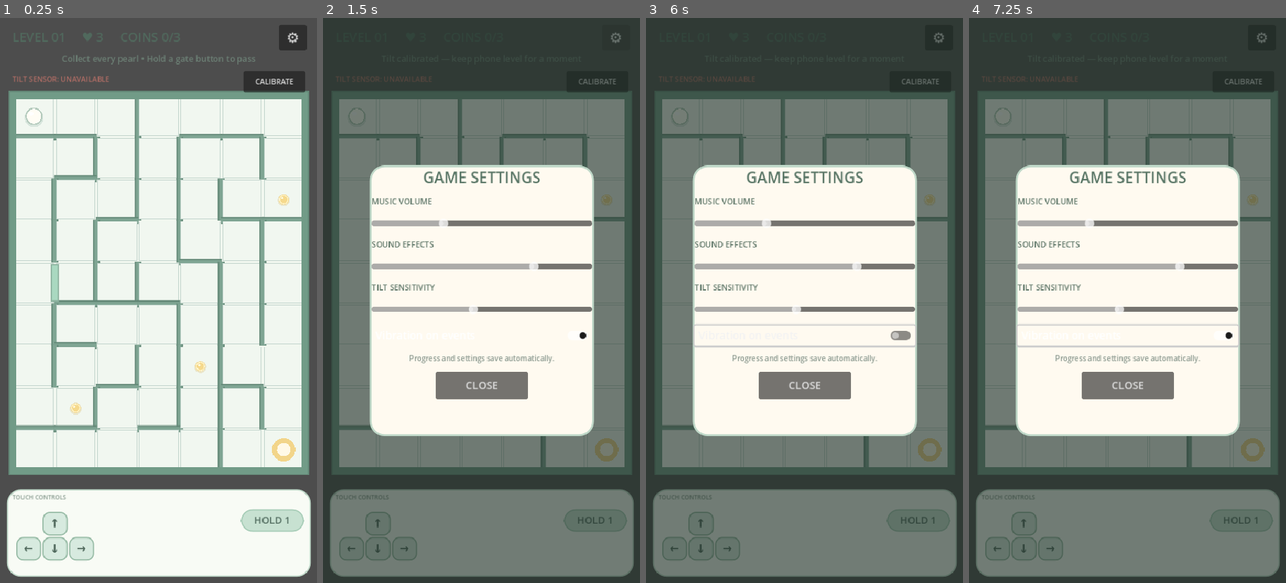
Above: before the commit, frames 1-4 (left to right).
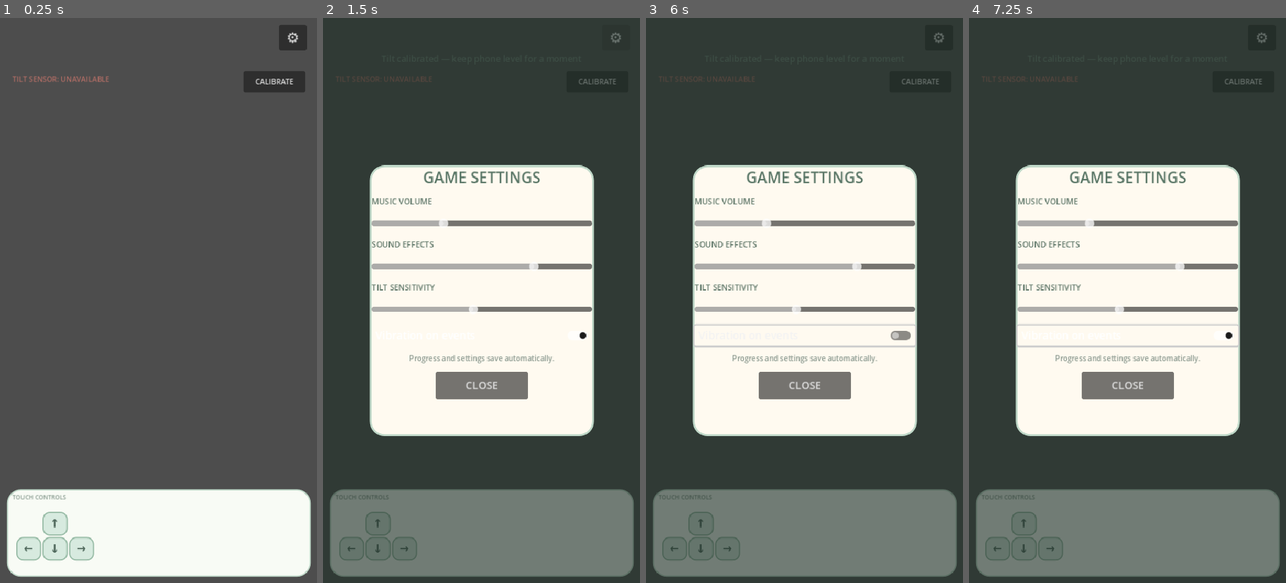
Above: after the commit, the same moments.

Repository: IoriHinata/Mikrozz
Game: Godot game, scene res://scenes/Main.tscn
Two runs of this game, one before a commit and one after it. Both use one fixed random seed, a clock stepped at 60 frames per second and the inputs below.
Inputs (mouse positions are in pixels of both pictures, inside the frame that each line leads up to):
- Up to frame 1 (0.25 s): no input
- Up to frame 2 (1.5 s): click "CALIBRATE" at 0.5 s; click "⚙" at 1.25 s
- Up to frame 3 (6 s): click "↑" at 2 s; click "←" at 2.75 s; click "↓" at 3.5 s; click "→" at 4.25 s; click (918, 520) at 5 s, where only the run before the commit has a clickable "HOLD 1"; click "Vibration on events" at 5.75 s
- Up to frame 4 (7.25 s): tap Enter at 6.5 s; hold Right (ui_right) from 6.53 s (still down)

The runs differ from the first frame. In frame 1, 66% of the frame differs, in the area x 2-98%, y 2-91%; in frame 2, 30%; in frame 3, 30%; in frame 4, 30%.
Error after the commit: Parse Error: Cannot infer the type of "neighbor" variable because the value doesn't have a set type. (res://scripts/MazeGenerator.gd:151)

Commit message:
Add circular diamond and hex maze layouts

Diff:
--- a/scripts/MazeGenerator.gd
+++ b/scripts/MazeGenerator.gd
@@ -25,6 +25,9 @@
 var finish_position := Vector2.ZERO
 var board_rect := Rect2()
 var wall_count := 0
+var shape_id := 0
+var start_cell := Vector2i.ZERO
+var target_cell := Vector2i.ZERO
 
 func generate(level_number: int, viewport_size: Vector2) -> void:
 	for child in get_children():
@@ -32,15 +35,16 @@
 		child.queue_free()
 	gate_bodies.clear()
 	wall_count = 0
-	cols = 7
-	rows = 9 + mini(2, int((level_number - 1) / 4))
+	cols = 9 if level_number >= 5 else 7
+	rows = 11 if level_number >= 5 else 9
 	var usable := Vector2(viewport_size.x - 34.0, viewport_size.y - 238.0)
 	cell_size = floorf(minf(usable.x / cols, usable.y / rows))
-	cell_size = maxf(cell_size, 30.0)
+	cell_size = maxf(cell_size, 26.0)
 	var board_size := Vector2(cols * cell_size, rows * cell_size)
 	origin = Vector2((viewport_size.x - board_size.x) * 0.5, 92.0 + (usable.y - board_size.y) * 0.5)
 	board_rect = Rect2(origin, board_size)
-	palette = PALETTES[(level_number - 1) % PALETTES.size()]
+	palette = PALETTES[posmod(maxi(0, level_number), PALETTES.size())]
+	shape_id = 0 if level_number <= 0 else posmod(level_number - 1, 4)
 	_build_cells()
 	_build_solution()
 	_build_geometry(level_number)
@@ -49,13 +53,36 @@
 
 func _build_cells() -> void:
 	cells.clear()
+	var center := Vector2((cols - 1) * 0.5, (rows - 1) * 0.5)
+	var rx := maxf(1.0, cols * 0.5)
+	var ry := maxf(1.0, rows * 0.5)
 	for y in range(rows):
 		var row_data: Array = []
 		for x in range(cols):
-			row_data.append({"walls": [true, true, true, true], "visited": false})
+			var nx := (float(x) - center.x) / rx
+			var ny := (float(y) - center.y) / ry
+			var inside := true
+			match shape_id:
+				1: # rounded circular maze
+					inside = nx * nx + ny * ny <= 0.91
+				2: # diamond maze
+					inside = absf(nx) + absf(ny) <= 1.02
+				3: # hexagonal maze
+					inside = absf(nx) <= 1.0 and absf(ny) <= 0.92 and absf(nx) * 0.5 + absf(ny) <= 1.05
+			row_data.append({"walls": [true, true, true, true], "visited": false, "inside": inside})
 		cells.append(row_data)
-	var stack: Array[Vector2i] = [Vector2i.ZERO]
-	cells[0][0]["visited"] = true
+	# Choose a valid starting cell close to the upper edge.
+	var best_start := 1.0e9
+	for y in range(rows):
+		for x in range(cols):
+			if not cells[y][x]["inside"]:
+				continue
+			var cost := float(y * 100 + absf(float(x) - center.x))
+			if cost < best_start:
+				best_start = cost
+				start_cell = Vector2i(x, y)
+	cells[start_cell.y][start_cell.x]["visited"] = true
+	var stack: Array[Vector2i] = [start_cell]
 	var dirs := [Vector2i(0, -1), Vector2i(1, 0), Vector2i(0, 1), Vector2i(-1, 0)]
 	var opposites := [2, 3, 0, 1]
 	while not stack.is_empty():
@@ -63,7 +90,7 @@
 		var choices: Array[int] = []
 		for d in range(4):
 			var next_cell: Vector2i = current + dirs[d]
-			if next_cell.x >= 0 and next_cell.x < cols and next_cell.y >= 0 and next_cell.y < rows and not cells[next_cell.y][next_cell.x]["visited"]:
+			if next_cell.x >= 0 and next_cell.x < cols and next_cell.y >= 0 and next_cell.y < rows and cells[next_cell.y][next_cell.x]["inside"] and not cells[next_cell.y][next_cell.x]["visited"]:
 				choices.append(d)
 		if choices.is_empty():
 			stack.pop_back()
@@ -77,27 +104,29 @@
 
 func _build_solution() -> void:
 	solution.clear()
-	var start := Vector2i.ZERO
-	var target := Vector2i(cols - 1, rows - 1)
-	var queue: Array[Vector2i] = [start]
-	var previous: Dictionary = {start: Vector2i(-1, -1)}
+	var queue: Array[Vector2i] = [start_cell]
+	var previous: Dictionary = {start_cell: Vector2i(-1, -1)}
+	var distance: Dictionary = {start_cell: 0}
 	var dirs := [Vector2i(0, -1), Vector2i(1, 0), Vector2i(0, 1), Vector2i(-1, 0)]
+	var farthest := start_cell
 	while not queue.is_empty():
 		var current: Vector2i = queue.pop_front()
-		if current == target:
-			break
+		if int(distance[current]) > int(distance[farthest]):
+			farthest = current
 		for d in range(4):
 			if not cells[current.y][current.x]["walls"][d]:
 				var next_cell: Vector2i = current + dirs[d]
 				if not previous.has(next_cell):
 					previous[next_cell] = current
+					distance[next_cell] = int(distance[current]) + 1
 					queue.append(next_cell)
-	var cursor := target
+	target_cell = farthest
+	var cursor := target_cell
 	while cursor != Vector2i(-1, -1):
 		solution.push_front(cursor)
 		cursor = previous.get(cursor, Vector2i(-1, -1))
-	start_position = _cell_center(start)
-	finish_position = _cell_center(target)
+	start_position = _cell_center(start_cell)
+	finish_position = _cell_center(target_cell)
 
 func _build_geometry(level_number: int) -> void:
 	var gate_edges: Dictionary = {}
@@ -108,26 +137,27 @@
 			var a: Vector2i = solution[i - 1]
 			var b: Vector2i = solution[i]
 			candidates.append({"a": a, "b": b, "position": (_cell_center(a) + _cell_center(b)) * 0.5})
-	var gate_limit := mini(3, 1 + int((level_number - 1) / 3))
+	var gate_limit := mini(3, 1 + int(maxi(0, level_number - 1) / 3))
 	for i in range(mini(candidates.size(), gate_limit)):
 		var edge: Dictionary = candidates[i]
 		gate_edges[_edge_key(edge.a, edge.b)] = edge
-	for y in range(rows):
-		for x in range(cols):
+	var dirs := [Vector2i(0, -1), Vector2i.RIGHT, Vector2i.DOWN, Vector2i.LEFT]
+	for y in range(rows):
+		for x in range(cols):
+			if not cells[y][x]["inside"]:
+				continue
 			var cell := Vector2i(x, y)
-			for d in [1, 2]:
-				var neighbor := cell + (Vector2i.RIGHT if d == 1 else Vector2i.DOWN)
-				if neighbor.x >= cols or neighbor.y >= rows:
-					continue
-				var key := _edge_key(cell, neighbor)
-				if gate_edges.has(key):
-					_add_gate(gate_edges[key].position, d == 1)
-				elif cells[y][x]["walls"][d]:
-					_add_wall(_wall_center(cell, d), _wall_size(d))
-	_add_wall(Vector2(board_rect.get_center().x, board_rect.position.y), Vector2(board_rect.size.x + 8, 12))
-	_add_wall(Vector2(board_rect.get_center().x, board_rect.end.y), Vector2(board_rect.size.x + 8, 12))
-	_add_wall(Vector2(board_rect.position.x, board_rect.get_center().y), Vector2(12, board_rect.size.y))
-	_add_wall(Vector2(board_rect.end.x, board_rect.get_center().y), Vector2(12, board_rect.size.y))
+			for d in range(4):
+				var neighbor := cell + dirs[d]
+				var outside := neighbor.x < 0 or neighbor.x >= cols or neighbor.y < 0 or neighbor.y >= rows or not cells[neighbor.y][neighbor.x]["inside"]
+				if outside:
+					_add_wall(_cell_edge_center(cell, d), _cell_edge_size(d))
+				elif d == 1 or d == 2:
+					var key := _edge_key(cell, neighbor)
+					if gate_edges.has(key):
+						_add_gate(gate_edges[key].position, d == 1)
+					elif cells[y][x]["walls"][d]:
+						_add_wall(_wall_center(cell, d), _wall_size(d))
 
 func _build_objects(level_number: int) -> void:
 	var coin_count := clampi(3 + int(level_number / 2), 3, 10)
@@ -218,8 +248,7 @@
 	return origin + Vector2((cell.x + 0.5) * cell_size, (cell.y + 0.5) * cell_size)
 
 func _wall_center(cell: Vector2i, d: int) -> Vector2:
-	var center := _cell_center(cell)
-	return center + (Vector2(cell_size * 0.5, 0) if d == 1 else Vector2(0, cell_size * 0.5))
+	return _cell_edge_center(cell, d)
 
 func _wall_size(d: int) -> Vector2:
 	return Vector2(12, cell_size + 5) if d == 1 else Vector2(cell_size + 5, 12)
@@ -230,33 +259,40 @@
 	return "%d,%d|%d,%d" % [first.x, first.y, second.x, second.y]
 
 func _draw() -> void:
-	draw_rect(board_rect.grow(7), palette.wall.darkened(0.12), true)
-	draw_rect(board_rect, palette.floor, true)
-	for y in range(rows):
-		for x in range(cols):
-			var rect := Rect2(origin + Vector2(x * cell_size + 2, y * cell_size + 2), Vector2(cell_size - 4, cell_size - 4))
+	for y in range(rows):
+		for x in range(cols):
+			if not cells[y][x]["inside"]:
+				continue
+			var rect := Rect2(origin + Vector2(x * cell_size + 1, y * cell_size + 1), Vector2(cell_size - 2, cell_size - 2))
 			draw_rect(rect, palette.floor.lightened(0.02), true)
 			draw_rect(rect, palette.wall.lightened(0.58), false, 1.0)
 			var cell := Vector2i(x, y)
-			for d in [1, 2]:
-				var neighbor := cell + (Vector2i.RIGHT if d == 1 else Vector2i.DOWN)
-				if neighbor.x >= cols or neighbor.y >= rows or not cells[y][x]["walls"][d]:
-					continue
-				var a := _wall_center(cell, d)
-				var half := cell_size * 0.5
-				var from := a + (Vector2(0, -half) if d == 1 else Vector2(-half, 0))
-				var to := a + (Vector2(0, half) if d == 1 else Vector2(half, 0))
-				draw_line(from, to, palette.wall.darkened(0.12), 9.0, true)
-				draw_line(from, to, palette.wall.lightened(0.10), 5.0, true)
-	# Draw all four outer boundaries as continuous, high-contrast rails.
-	draw_rect(Rect2(board_rect.position - Vector2(5, 5), Vector2(board_rect.size.x + 10, 10)), palette.wall, true)
-	draw_rect(Rect2(Vector2(board_rect.position.x - 5, board_rect.end.y - 5), Vector2(board_rect.size.x + 10, 10)), palette.wall, true)
-	draw_rect(Rect2(board_rect.position - Vector2(5, 5), Vector2(10, board_rect.size.y + 10)), palette.wall, true)
-	draw_rect(Rect2(Vector2(board_rect.end.x - 5, board_rect.position.y - 5), Vector2(10, board_rect.size.y + 10)), palette.wall, true)
+			for d in range(4):
+				var neighbor := cell + [Vector2i.UP, Vector2i.RIGHT, Vector2i.DOWN, Vector2i.LEFT][d]
+				var outside := neighbor.x < 0 or neighbor.x >= cols or neighbor.y < 0 or neighbor.y >= rows or not cells[neighbor.y][neighbor.x]["inside"]
+				if outside or ((d == 1 or d == 2) and cells[y][x]["walls"][d]):
+					var edge_center := _cell_edge_center(cell, d)
+					var horizontal := d == 0 or d == 2
+					var half := cell_size * 0.5
+					var from := edge_center + (Vector2(-half, 0) if horizontal else Vector2(0, -half))
+					var to := edge_center + (Vector2(half, 0) if horizontal else Vector2(0, half))
+					draw_line(from, to, palette.wall.darkened(0.12), 9.0, true)
+					draw_line(from, to, palette.wall.lightened(0.10), 5.0, true)
 	draw_circle(start_position, cell_size * 0.19, Color("#b5ddc5"))
 	draw_circle(start_position, cell_size * 0.11, Color("#f8fff8"))
 	draw_circle(finish_position, cell_size * 0.28, Color("#f2d58a"))
 	draw_circle(finish_position, cell_size * 0.16, Color("#fff9e7"))
+
+func _cell_edge_center(cell: Vector2i, direction: int) -> Vector2:
+	var center := _cell_center(cell)
+	match direction:
+		0: return center + Vector2(0, -cell_size * 0.5)
+		1: return center + Vector2(cell_size * 0.5, 0)
+		2: return center + Vector2(0, cell_size * 0.5)
+		_: return center + Vector2(-cell_size * 0.5, 0)
+
+func _cell_edge_size(direction: int) -> Vector2:
+	return Vector2(cell_size + 5, 12) if direction == 0 or direction == 2 else Vector2(12, cell_size + 5)
 
 class HazardVisual:
 	extends Node2D
